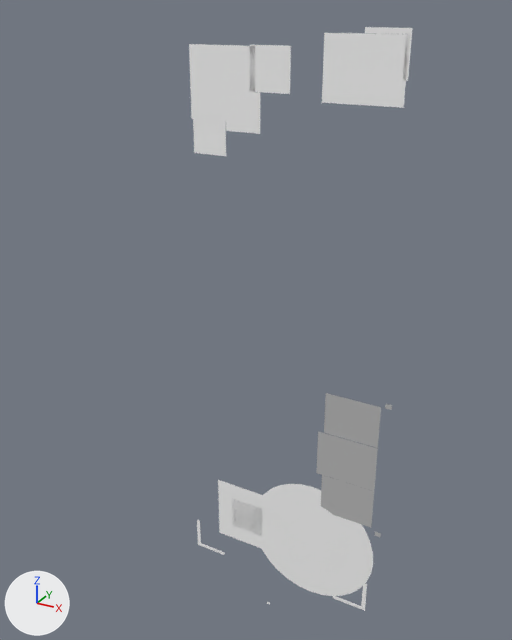
Two versions of the FBX model Assets/Models/UI_Thumbsticks.fbx, one commit apart.
Before and after are seen from a 50 mm lens placed at (0.00675, -0.01345, 0.01425), pointed at (-0.00089, 0.00044, 0.00731). Lighting does not change. The marker at lower left points along +X, +Y and +Z. Where no turn or scale is listed for an object, it has been applied to the vertices.

The scene before the commit, as lines of its bpy script (objects in view):
```python
me_mesh = bpy.data.meshes.new('Mesh')
me_mesh.from_pydata([(0.0001, 0.0, 0.0009), (0.0009, 0.0, 0.000099), (0.0001, 0.0, 0.000099), (0.0009, 0.0, -0.000006), (0.0001, 0.0, -0.000006), (-0.000006, 0.0, 0.0009), (-0.000006, 0.0, 0.000099), (-0.000006, 0.0, -0.000006)], [], [(5, 6, 2, 0), (2, 4, 3, 1), (2, 7, 4), (7, 2, 6)])
me_mesh.materials.append(mat_mat_uielements)  # white #ffffff
me_mesh_001 = bpy.data.meshes.new('Mesh.001')
me_mesh_001.from_pydata([(-0.0009, 0.0, -0.0009), (0.0009, 0.0, -0.0009), (-0.0009, 0.0, 0.0009), (0.0009, 0.0, 0.0009)], [], [(0, 1, 3, 2)])
me_mesh_001.materials.append(mat_mat_uielements)  # white #ffffff
me_mesh_002 = bpy.data.meshes.new('Mesh.002')
me_mesh_002.from_pydata([(-0.000465, 0.0, -0.000465), (0.000465, 0.0, -0.000465), (-0.000465, 0.0, 0.000465), (0.000465, 0.0, 0.000465)], [], [(0, 1, 3, 2)])
me_mesh_002.materials.append(mat_mat_uielements)  # white #ffffff
me_mesh_005 = bpy.data.meshes.new('Mesh.005')
me_mesh_005.from_pydata(...)  # 64 vertices, 32 faces; spans x -0.00156..0.00156, y 0.0, z -0.00156..0.00156
me_mesh_005.materials.append(mat_mat_thumbsticks)  # white #ffffff
ob_leftanchor = bpy.data.objects.new('LeftAnchor', me_mesh_001)
ob_leftanchor.location = (-0.00093, 0.0, 0.00165)
ob_leftthumb = bpy.data.objects.new('LeftThumb', me_mesh_002)
ob_leftthumb.location = (-0.00093, 0.0, 0.00165)
ob_lowerleft = bpy.data.objects.new('LowerLeft', me_mesh)
ob_lowerleft.location = (-0.00257, 0.0, 0.00001)
ob_rightprogressring = bpy.data.objects.new('RightProgressRing', me_mesh_005)
ob_rightprogressring.location = (0.00097, 0.0, 0.00162)
# also in view: 'RightAnchor' at (0.00097, 0.0, 0.00164); 'ZoomHandle' at (-0.00033, 0.0, 0.01313); 'MiniMapFrame' at (-0.00147, 0.0, 0.0128); 'RightActiveRing' at (0.00098, 0.0011, 0.00162); 'Slot2' at (0.0018, 0.0, 0.00437)
```
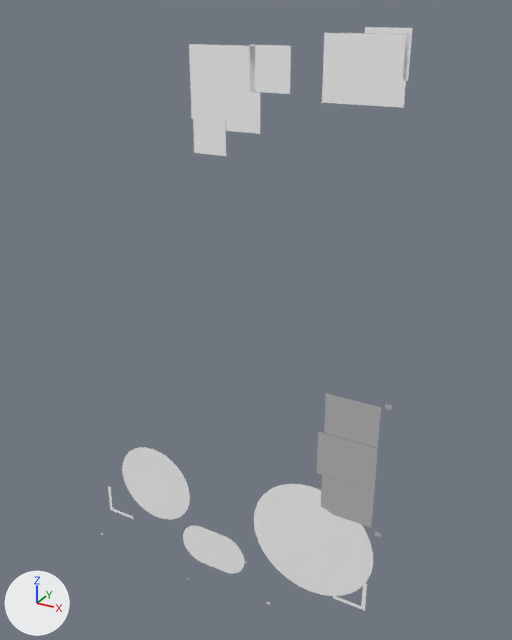
Where the change shows, as pixel boxes [x1, y1, x2, y2] in the pictures (512 x 640 px):
'LeftAnchor', reshaped, moved (15% wider)
    before: [218, 480, 277, 554]
    after: [122, 447, 190, 520]
'LeftThumb', reshaped, moved (161% wider, 100% taller)
    before: [232, 498, 262, 536]
    after: [101, 458, 181, 535]
'CenterSlider', added
    after: [183, 526, 244, 574]
'CenterThumb', added
    after: [186, 535, 227, 580]
'LowerLeft', moved
    before: [197, 520, 225, 555]
    after: [108, 486, 134, 519]
part 2 of me_mesh_002, built on
    before: [232, 498, 262, 536]
    after: [131, 458, 181, 511]

Patch to the scene script:
```diff
--- a/Assets/Models/UI_Thumbsticks.fbx.py
+++ b/Assets/Models/UI_Thumbsticks.fbx.py
@@ me_mesh_002 @@
 # used by ob_leftthumb; location = (-0.00093, 0.0, 0.00165)
-me_mesh_002.from_pydata(...)  # 4 vertices, 1 face; spans x -0.000465..0.000465, y 0.0, z -0.000465..0.000465
-me_mesh_002.materials.append(mat_mat_uielements)  # white #ffffff
+me_mesh_002.from_pydata(...)  # 69 vertices, 65 faces; spans x -0.000884..0.000884, y -0.002374..0.000001, z -0.000884..0.000884
+# me_mesh_002 part 2: the whole mesh is rebuilt
+me_mesh_002.materials.append(mat_mat_thumbsticks)  # white #ffffff
@@ me_mesh_001 @@
 # used by ob_leftanchor; location = (-0.00093, 0.0, 0.00165)
-me_mesh_001.from_pydata(...)  # 4 vertices, 1 face; spans x -0.0009..0.0009, y 0.0, z -0.0009..0.0009
-me_mesh_001.materials.append(mat_mat_uielements)  # white #ffffff
+me_mesh_001.from_pydata(...)  # 97 vertices, 96 faces; spans x -0.0012..0.0012, y 0.0, z -0.0012..0.0012
+# me_mesh_001 part 1: the whole mesh is rebuilt
+me_mesh_001.materials.append(mat_mat_thumbsticks)  # white #ffffff
@@ me_mesh_021 @@
+me_mesh_021.from_pydata(...)  # 104 vertices, 102 faces; spans x -0.00099..0.00099, y 0.00063, z -0.00063..0.00063
+me_mesh_021.materials.append(mat_mat_thumbsticks)  # white #ffffff
@@ me_mesh_022 @@
+me_mesh_022.from_pydata(...)  # 69 vertices, 65 faces; spans x -0.000465..0.000465, y -0.001249..0.0, z -0.000465..0.000465
+me_mesh_022.materials.append(mat_mat_thumbsticks)  # white #ffffff
@@ ob_leftthumb @@
 ob_leftthumb = bpy.data.objects.new('LeftThumb', me_mesh_002)
-ob_leftthumb.location = (-0.00093, 0.0, 0.00165)
+ob_leftthumb.location = (-0.00397, 0.0, 0.00162)
@@ ob_lowerleft @@
 ob_lowerleft = bpy.data.objects.new('LowerLeft', me_mesh)
-ob_lowerleft.location = (-0.00257, 0.0, 0.00001)
+ob_lowerleft.location = (-0.00581, 0.0, 0.00001)
@@ ob_leftanchor @@
 ob_leftanchor = bpy.data.objects.new('LeftAnchor', me_mesh_001)
-ob_leftanchor.location = (-0.00093, 0.0, 0.00165)
+ob_leftanchor.location = (-0.00398, 0.0, 0.00164)
@@ ob_centerslider @@
+ob_centerslider = bpy.data.objects.new('CenterSlider', me_mesh_021)
+ob_centerslider.location = (-0.00169, -0.00119, 0.00064)
@@ ob_centerthumb @@
+ob_centerthumb = bpy.data.objects.new('CenterThumb', me_mesh_022)
+ob_centerthumb.location = (-0.00171, -0.00057, 0.00063)
```
